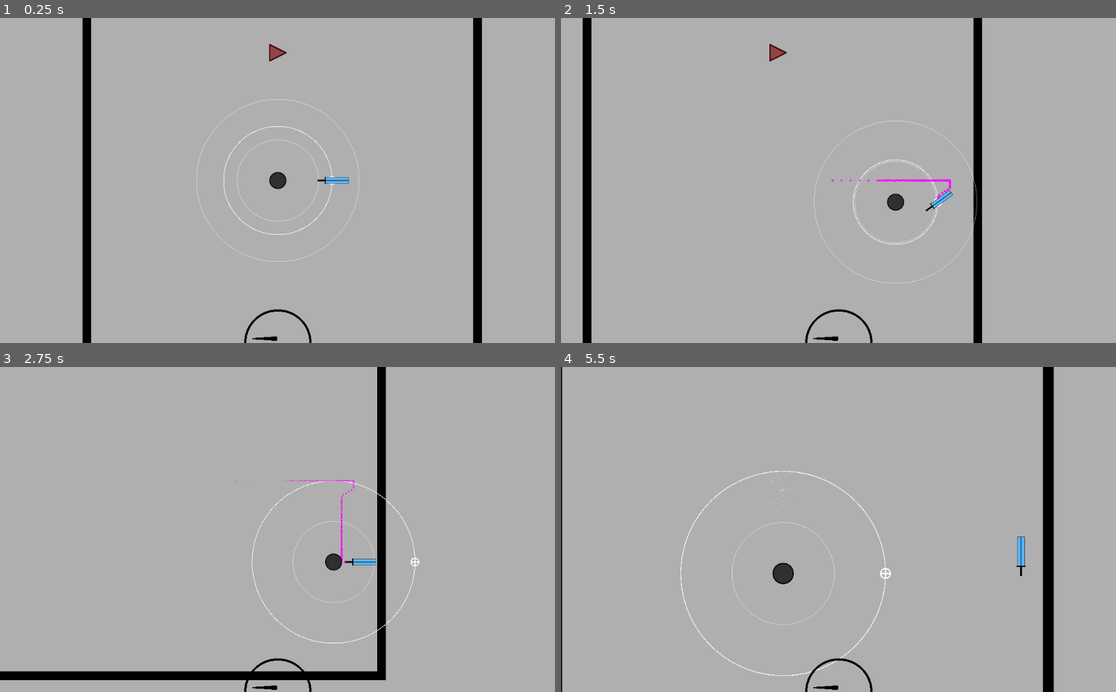
Above: before the commit, frames 1-4 (two rows, left to right).
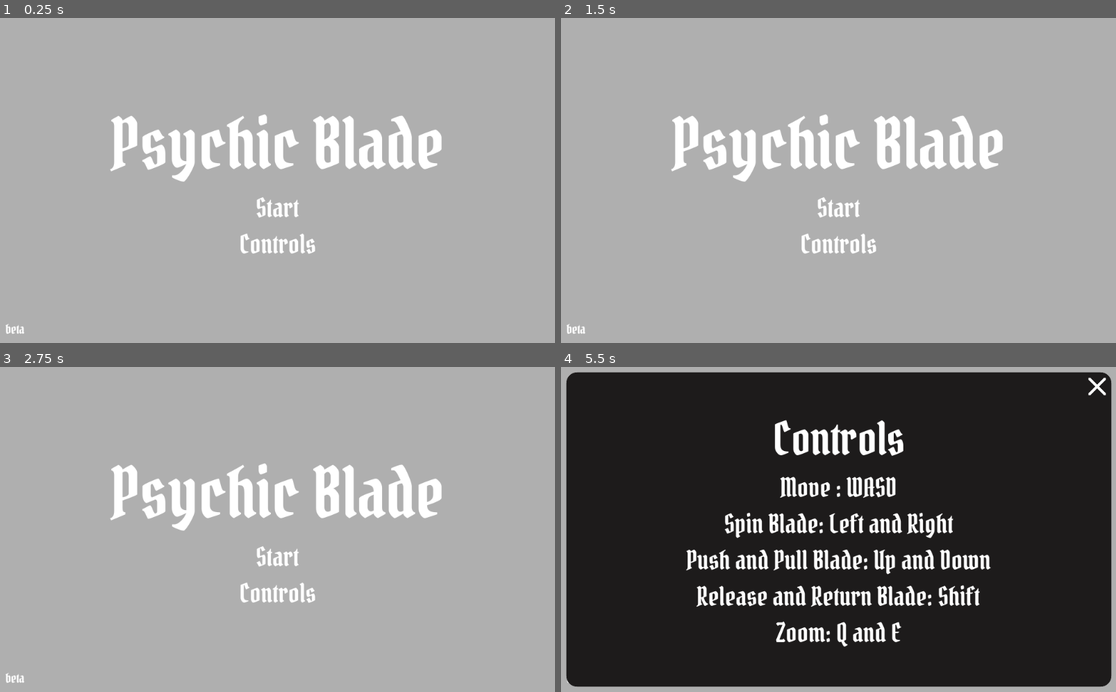
Above: after the commit, the same moments.

Repository: Izook/psychic-blade
Game: Godot game, scene res://scenes/start_menu/start_menu.tscn
Two runs of this game, one before a commit and one after it. Both use one fixed random seed, a clock stepped at 60 frames per second and the inputs below. Before the commit the project starts from res://scenes/main/main.tscn.
Inputs (mouse positions are in pixels of both pictures, inside the frame that each line leads up to):
- Up to frame 1 (0.25 s): no input
- Up to frame 2 (1.5 s): tap Enter at 0.5 s; move the mouse to (960, 164) at 0.52 s; hold Right (move_right) 0.53-1.28 s; hold Space (dash) 0.53-1.28 s; click (960, 164) at 0.67 s; move the mouse to (727, 196) at 1.27 s; hold Down (move_down) from 1.28 s (still down); tap S (pull_in) at 1.35 s; click (727, 196) at 1.42 s
- Up to frame 3 (2.75 s): move the mouse to (333, 458) at 2.02 s; release Down (move_down) at 2.03 s; hold Right (move_right) from 2.03 s (still down); hold W (push_out) from 2.03 s (still down); click (333, 458) at 2.17 s
- Up to frame 4 (5.5 s): move the mouse to (810, 594) at 2.77 s; release Right (move_right) at 2.78 s; release W (push_out) at 2.78 s; hold Up (move_up) 2.78-3.53 s; tap Shift (toggle_blade_release) at 2.85 s; click (810, 594) at 2.92 s; move the mouse to (1005, 578) at 3.52 s; hold Q (zoom_in) 3.53-4.28 s; hold Left (move_left) 3.53-5.03 s; click (1005, 578) at 3.67 s; move the mouse to (672, 480) at 4.27 s; tap E (zoom_out) at 4.35 s; click (672, 480) at 4.42 s; move the mouse to (866, 529) at 5.02 s; hold Down (move_down) from 5.03 s (still down); hold Space (dash) from 5.03 s (still down); click (866, 529) at 5.17 s

The runs differ from the first frame. In frame 1, 9.1% of the frame differs, in the area x 1-87%, y 0-100%; in frame 2, 9.1%; in frame 3, 9.0%; in frame 4, 95%, in the area x 0-100%, y 0-100%.

Commit message:
Add start menu to game

Diff:
--- a/project.godot
+++ b/project.godot
@@ -33,19 +33,25 @@
 "class": "Spedometer",
 "language": "GDScript",
 "path": "res://scenes/hud/spedometer/spedometer.gd"
+}, {
+"base": "MarginContainer",
+"class": "StartMenu",
+"language": "GDScript",
+"path": "res://scenes/start_menu/start_menu.gd"
 } ]
 _global_script_class_icons={
 "Blade": "",
 "Enemy": "",
 "Hud": "",
 "Player": "",
-"Spedometer": ""
+"Spedometer": "",
+"StartMenu": ""
 }
 
 [application]
 
 config/name="psychic-blade"
-run/main_scene="res://scenes/main/main.tscn"
+run/main_scene="res://scenes/start_menu/start_menu.tscn"
 boot_splash/bg_color=Color( 0.690196, 0.690196, 0.690196, 1 )
 config/icon="res://shared_assets/icon.png"
 
--- /dev/null
+++ b/scenes/start_menu/start_menu.gd
@@ -0,0 +1,21 @@
+extends MarginContainer
+
+class_name StartMenu
+
+
+func _on_StartButton_gui_input(event: InputEvent) -> void:
+	if event is InputEventMouseButton:
+		var mouse_event = event as InputEventMouseButton
+		if mouse_event.is_pressed() and mouse_event.button_index == 1:
+			get_tree().change_scene("res://scenes/main/main.tscn")
+
+
+func _on_ControlsButton_gui_input(event: InputEvent) -> void:
+	if event is InputEventMouseButton:
+		var mouse_event = event as InputEventMouseButton
+		if mouse_event.is_pressed() and mouse_event.button_index == 1:
+			$ControlsContainer.visible = true
+
+
+func _on_ExitControlsButton_pressed() -> void:
+	$ControlsContainer.visible = false
--- /dev/null
+++ b/scenes/start_menu/start_menu.tscn
@@ -0,0 +1,287 @@
+[gd_scene load_steps=11 format=2]
+
+[ext_resource path="res://scenes/start_menu/pirata_one.ttf" type="DynamicFontData" id=1]
+[ext_resource path="res://scenes/start_menu/start_menu.gd" type="Script" id=2]
+[ext_resource path="res://scenes/start_menu/escape.png" type="Texture" id=3]
+
+[sub_resource type="DynamicFont" id=1]
+size = 128
+font_data = ExtResource( 1 )
+
+[sub_resource type="DynamicFont" id=3]
+size = 48
+font_data = ExtResource( 1 )
+
+[sub_resource type="DynamicFont" id=4]
+size = 48
+font_data = ExtResource( 1 )
+
+[sub_resource type="DynamicFont" id=2]
+size = 24
+font_data = ExtResource( 1 )
+
+[sub_resource type="StyleBoxFlat" id=5]
+bg_color = Color( 0.117647, 0.109804, 0.109804, 1 )
+corner_radius_top_left = 20
+corner_radius_top_right = 20
+corner_radius_bottom_right = 20
+corner_radius_bottom_left = 20
+
+[sub_resource type="DynamicFont" id=6]
+size = 84
+font_data = ExtResource( 1 )
+
+[sub_resource type="DynamicFont" id=7]
+size = 48
+font_data = ExtResource( 1 )
+
+[node name="StartMenu" type="MarginContainer"]
+anchor_right = 1.0
+anchor_bottom = 1.0
+mouse_filter = 1
+custom_constants/margin_right = 10
+custom_constants/margin_top = 10
+custom_constants/margin_left = 10
+custom_constants/margin_bottom = 10
+script = ExtResource( 2 )
+__meta__ = {
+"_edit_use_anchors_": false
+}
+
+[node name="MarginContainer" type="MarginContainer" parent="."]
+margin_left = 10.0
+margin_top = 10.0
+margin_right = 1014.0
+margin_bottom = 590.0
+__meta__ = {
+"_edit_lock_": true,
+"_edit_use_anchors_": false
+}
+
+[node name="VBoxContainer" type="VBoxContainer" parent="MarginContainer"]
+margin_right = 1004.0
+margin_bottom = 580.0
+size_flags_horizontal = 3
+size_flags_vertical = 3
+alignment = 1
+__meta__ = {
+"_edit_use_anchors_": false
+}
+
+[node name="CenterContainer" type="CenterContainer" parent="MarginContainer/VBoxContainer"]
+margin_top = 140.0
+margin_right = 1004.0
+margin_bottom = 305.0
+
+[node name="Title" type="Label" parent="MarginContainer/VBoxContainer/CenterContainer"]
+margin_left = 194.0
+margin_right = 809.0
+margin_bottom = 165.0
+custom_fonts/font = SubResource( 1 )
+text = "Psychic Blade"
+__meta__ = {
+"_edit_use_anchors_": false
+}
+
+[node name="CenterContainer2" type="CenterContainer" parent="MarginContainer/VBoxContainer"]
+margin_top = 309.0
+margin_right = 1004.0
+margin_bottom = 439.0
+
+[node name="VBoxContainer" type="VBoxContainer" parent="MarginContainer/VBoxContainer/CenterContainer2"]
+margin_left = 431.0
+margin_right = 572.0
+margin_bottom = 130.0
+
+[node name="StartButton" type="Label" parent="MarginContainer/VBoxContainer/CenterContainer2/VBoxContainer"]
+margin_right = 141.0
+margin_bottom = 63.0
+mouse_filter = 0
+mouse_default_cursor_shape = 2
+size_flags_horizontal = 3
+size_flags_vertical = 0
+custom_fonts/font = SubResource( 3 )
+text = "Start"
+align = 1
+valign = 1
+__meta__ = {
+"_edit_use_anchors_": false
+}
+
+[node name="ControlsButton" type="Label" parent="MarginContainer/VBoxContainer/CenterContainer2/VBoxContainer"]
+margin_top = 67.0
+margin_right = 141.0
+margin_bottom = 130.0
+mouse_filter = 0
+mouse_default_cursor_shape = 2
+size_flags_horizontal = 3
+size_flags_vertical = 0
+custom_fonts/font = SubResource( 4 )
+text = "Controls"
+__meta__ = {
+"_edit_use_anchors_": false
+}
+
+[node name="Version" type="Label" parent="."]
+margin_left = 10.0
+margin_top = 558.0
+margin_right = 45.0
+margin_bottom = 590.0
+size_flags_horizontal = 0
+size_flags_vertical = 8
+custom_fonts/font = SubResource( 2 )
+text = "beta"
+__meta__ = {
+"_edit_lock_": true,
+"_edit_use_anchors_": false
+}
+
+[node name="ControlsContainer" type="MarginContainer" parent="."]
+visible = false
+margin_left = 10.0
+margin_top = 10.0
+margin_right = 1014.0
+margin_bottom = 590.0
+mouse_filter = 2
+__meta__ = {
+"_edit_lock_": true
+}
+
+[node name="Panel" type="PanelContainer" parent="ControlsContainer"]
+margin_right = 1004.0
+margin_bottom = 580.0
+mouse_filter = 2
+custom_styles/panel = SubResource( 5 )
+__meta__ = {
+"_edit_lock_": true
+}
+
+[node name="MarginContainer" type="MarginContainer" parent="ControlsContainer/Panel"]
+margin_right = 1004.0
+margin_bottom = 580.0
+mouse_filter = 2
+custom_constants/margin_right = 10
+custom_constants/margin_top = 10
+custom_constants/margin_left = 10
+custom_constants/margin_bottom = 10
+__meta__ = {
+"_edit_lock_": true
+}
+
+[node name="VBoxContainer" type="VBoxContainer" parent="ControlsContainer/Panel/MarginContainer"]
+margin_left = 10.0
+margin_top = 10.0
+margin_right = 994.0
+margin_bottom = 570.0
+size_flags_horizontal = 3
+size_flags_vertical = 3
+alignment = 1
+__meta__ = {
+"_edit_lock_": true,
+"_edit_use_anchors_": false
+}
+
+[node name="CenterContainer3" type="CenterContainer" parent="ControlsContainer/Panel/MarginContainer/VBoxContainer"]
+margin_top = 58.0
+margin_right = 984.0
+margin_bottom = 167.0
+__meta__ = {
+"_edit_lock_": true
+}
+
+[node name="Title" type="Label" parent="ControlsContainer/Panel/MarginContainer/VBoxContainer/CenterContainer3"]
+margin_left = 370.0
+margin_right = 614.0
+margin_bottom = 109.0
+custom_fonts/font = SubResource( 6 )
+text = "Controls"
+__meta__ = {
+"_edit_lock_": true,
+"_edit_use_anchors_": false
+}
+
+[node name="CenterContainer" type="CenterContainer" parent="ControlsContainer/Panel/MarginContainer/VBoxContainer"]
+margin_top = 171.0
+margin_right = 984.0
+margin_bottom = 502.0
+__meta__ = {
+"_edit_lock_": true
+}
+
+[node name="VBoxContainer" type="VBoxContainer" parent="ControlsContainer/Panel/MarginContainer/VBoxContainer/CenterContainer"]
+margin_left = 211.0
+margin_right = 772.0
+margin_bottom = 331.0
+__meta__ = {
+"_edit_lock_": true
+}
+
+[node name="Move" type="Label" parent="ControlsContainer/Panel/MarginContainer/VBoxContainer/CenterContainer/VBoxContainer"]
+margin_right = 561.0
+margin_bottom = 63.0
+custom_fonts/font = SubResource( 7 )
+text = "Move : WASD"
+align = 1
+__meta__ = {
+"_edit_lock_": true
+}
+
+[node name="SpinBlade" type="Label" parent="ControlsContainer/Panel/MarginContainer/VBoxContainer/CenterContainer/VBoxContainer"]
+margin_top = 67.0
+margin_right = 561.0
+margin_bottom = 130.0
+custom_fonts/font = SubResource( 7 )
+text = "Spin Blade: Left and Right"
+align = 1
+__meta__ = {
+"_edit_lock_": true
+}
+
+[node name="PushBlade" type="Label" parent="ControlsContainer/Panel/MarginContainer/VBoxContainer/CenterContainer/VBoxContainer"]
+margin_top = 134.0
+margin_right = 561.0
+margin_bottom = 197.0
+custom_fonts/font = SubResource( 7 )
+text = "Push and Pull Blade: Up and Down"
+align = 1
+__meta__ = {
+"_edit_lock_": true
+}
+
+[node name="ReleaseBlade" type="Label" parent="ControlsContainer/Panel/MarginContainer/VBoxContainer/CenterContainer/VBoxContainer"]
+margin_top = 201.0
+margin_right = 561.0
+margin_bottom = 264.0
+custom_fonts/font = SubResource( 7 )
+text = "Release and Return Blade: Shift"
+align = 1
+__meta__ = {
+"_edit_lock_": true
+}
+
+[node name="Zoom" type="Label" parent="ControlsContainer/Panel/MarginContainer/VBoxContainer/CenterContainer/VBoxContainer"]
+margin_top = 268.0
+margin_right = 561.0
+margin_bottom = 331.0
+custom_fonts/font = SubResource( 7 )
+text = "Zoom: Q and E"
+align = 1
+__meta__ = {
+"_edit_lock_": true
+}
+
+[node name="ExitControlsButton" type="TextureButton" parent="ControlsContainer/Panel/MarginContainer"]
+margin_left = 962.0
+margin_top = 10.0
+margin_right = 994.0
+margin_bottom = 42.0
+mouse_default_cursor_shape = 2
+size_flags_horizontal = 8
+size_flags_vertical = 0
+texture_normal = ExtResource( 3 )
+__meta__ = {
+"_edit_lock_": true
+}
+[connection signal="gui_input" from="MarginContainer/VBoxContainer/CenterContainer2/VBoxContainer/StartButton" to="." method="_on_StartButton_gui_input"]
+[connection signal="gui_input" from="MarginContainer/VBoxContainer/CenterContainer2/VBoxContainer/ControlsButton" to="." method="_on_ControlsButton_gui_input"]
+[connection signal="pressed" from="ControlsContainer/Panel/MarginContainer/ExitControlsButton" to="." method="_on_ExitControlsButton_pressed"]
Not shown, added: scenes/start_menu/OFL.txt
Binary file added: scenes/start_menu/escape.png
Binary file added: scenes/start_menu/pirata_one.ttf
